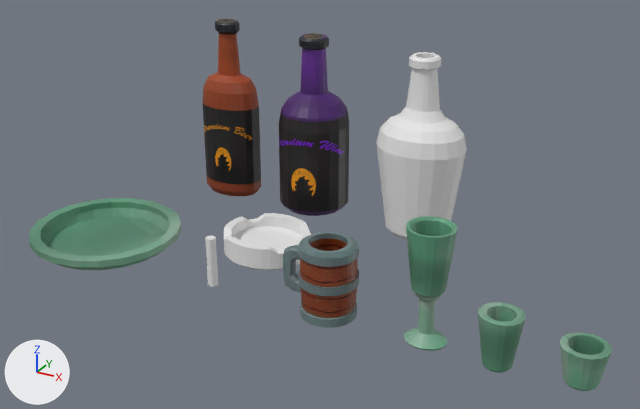
One commit to the FBX model Assets/Models/Props/Cup2/Cup2.fbx: the scene before it, then after it.
Before and after are seen from a 50 mm camera at (0.681, -1.272, 0.854) aimed at (-0.097, 0.142, 0.146). Lighting does not change. The marker at lower left points along +X, +Y and +Z.

Objects in the first picture: 'Bigcup', 'Cerveja', 'Cigarro', 'Cup', 'Cup2', 'Cup3', 'Garrafa_Vazia', 'PortaCigarro', 'Prato', 'Vinho'.
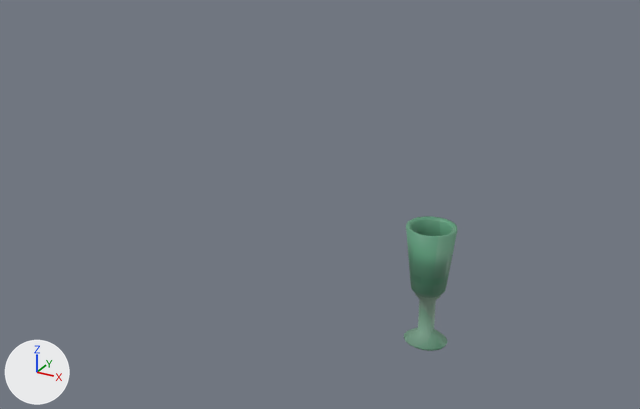
The newer file is also turned or shifted as a whole; pictures and numbers use the older file's frame.

What differs and where, as boxes [x1, y1, x2, y2] in the pictures (640 x 409 px):
'Garrafa_Vazia', deleted
    before: [376, 52, 467, 240]
'Vinho', deleted
    before: [279, 33, 349, 216]
'Prato', deleted (green)
    before: [29, 198, 181, 270]
'Cerveja', deleted
    before: [202, 19, 261, 197]
'Bigcup', deleted
    before: [283, 231, 359, 328]
'PortaCigarro', deleted
    before: [224, 213, 311, 271]
'Cup', deleted (green)
    before: [478, 302, 526, 373]
'Cup3', deleted (green)
    before: [560, 332, 612, 391]
'Cigarro', deleted
    before: [205, 236, 218, 287]
part 1 of me_cylinder_004, shading changed
    both: [404, 216, 458, 351]

What the commit changed:
me_cylinder_004 has 247 vertices, 230 faces and spans x 0.152..0.238, y -0.041..0.042, z -0.002..0.222.
me_cylinder_004 is used by ob_cup2; location (0.0, 0.0, 0.0).
me_cylinder_004 part 1: edges marked sharp go from 456 to 0.
Object 'Cup3' (ob_cup3) is deleted.
Object 'Vinho' (ob_vinho) is deleted.
Object 'Cigarro' (ob_cigarro) is deleted.
Object 'Cerveja' (ob_cerveja) is deleted.
Object 'Garrafa_Vazia' (ob_garrafa_vazia) is deleted.
Object 'Bigcup' (ob_bigcup) is deleted.
Object 'Cup' (ob_cup) is deleted.
Object 'PortaCigarro' (ob_portacigarro) is deleted.
Object 'Prato' (ob_prato) is deleted.
